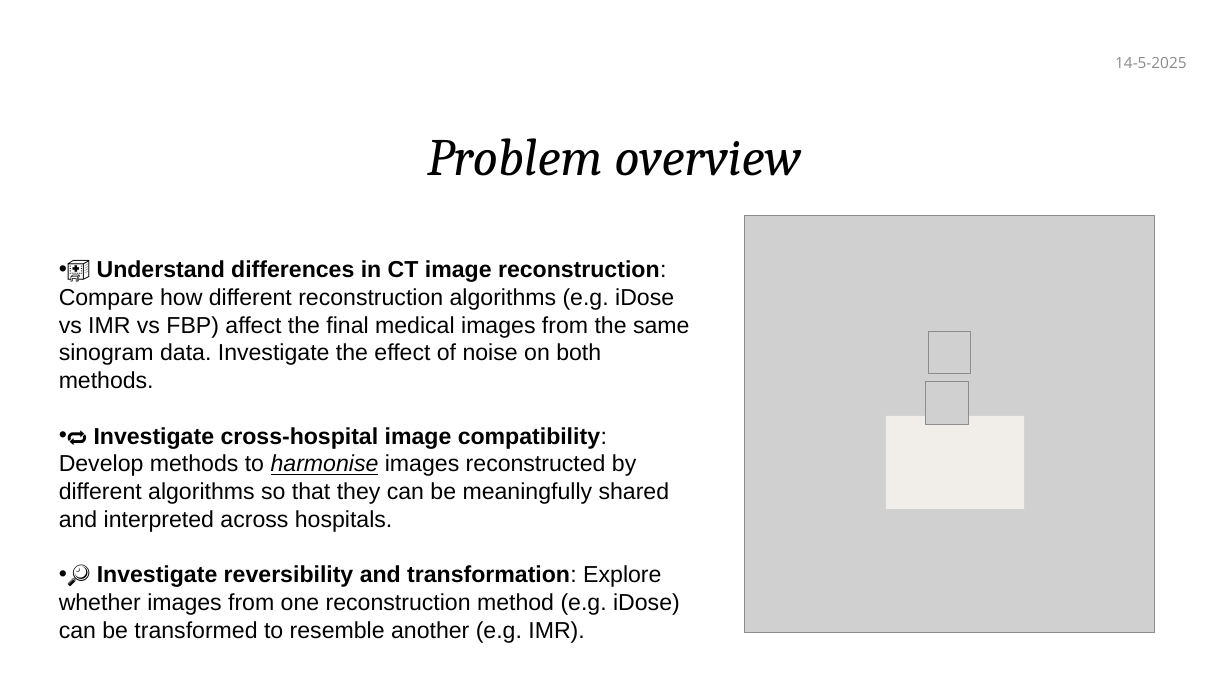
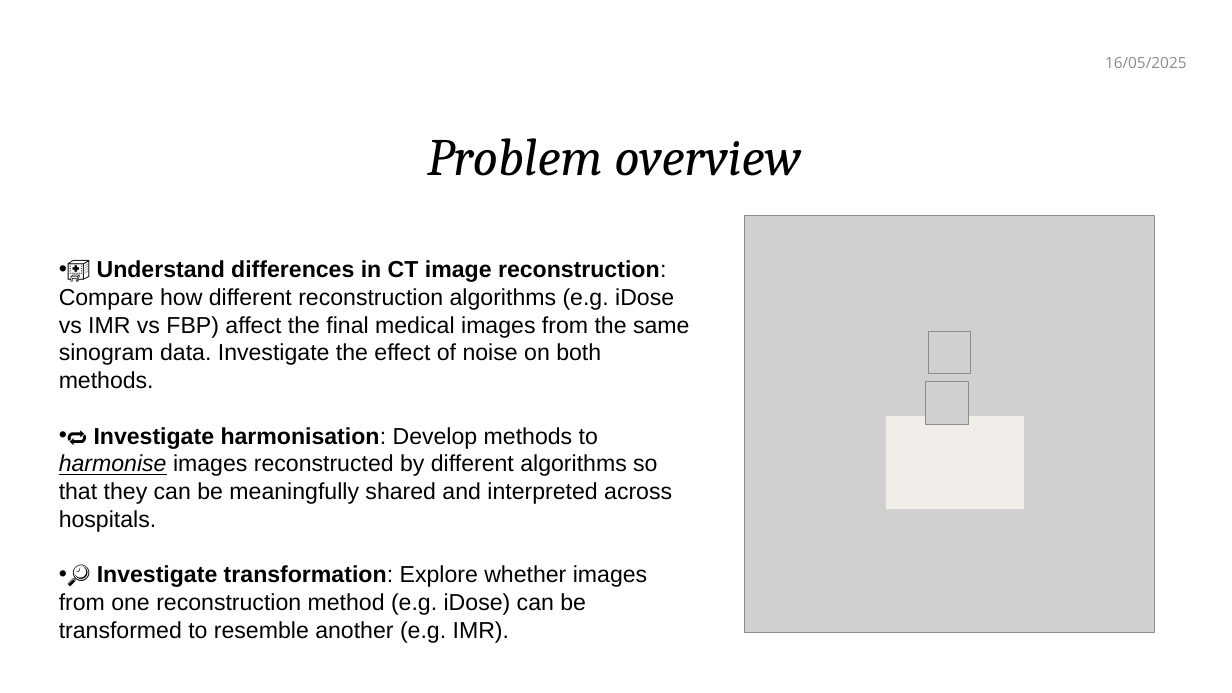
Before and after one commit to GijsBartholomeus/Inverse_probelms_course, a slide deck: slide 2 of powerpoint/Inverse problems project.pptx. Drawn at 1232x693 pixels with LibreOffice and Linux fonts; fonts in the diff are those of the drawing; grey boxes stand for pictures; background and template pictures are left out. Boxes give left, top, right and bottom in pixels: in the first picture for what was removed or moved away, otherwise in the second. Text is boxed around its words. In the diff, an @@ line names an element or a change of style, - is before the commit and + after.

```diff
--- a/powerpoint/Inverse problems project.pptx
+++ b/powerpoint/Inverse problems project.pptx
@@ text at (1105, 57, 1187, 68): text changed @@
-14-5-2025
+16/05/2025
@@ text at (59, 427, 672, 643): text changed @@
-• 🔁 Investigate cross-hospital image compatibility: Develop methods to harmonise images reconstructed by different algorithms so that they can be meaningfully shared and interpreted across hospitals.
-• 🔎 Investigate reversibility and transformation: Explore whether images from one reconstruction method (e.g. iDose) can be transformed to resemble another (e.g. IMR).
+• 🔁 Investigate harmonisation: Develop methods to harmonise images reconstructed by different algorithms so that they can be meaningfully shared and interpreted across hospitals.
+• 🔎 Investigate transformation: Explore whether images from one reconstruction method (e.g. iDose) can be transformed to resemble another (e.g. IMR).
```
Also in this commit, not shown: 7 other slides changed, 1 slide removed, 20 other files.
